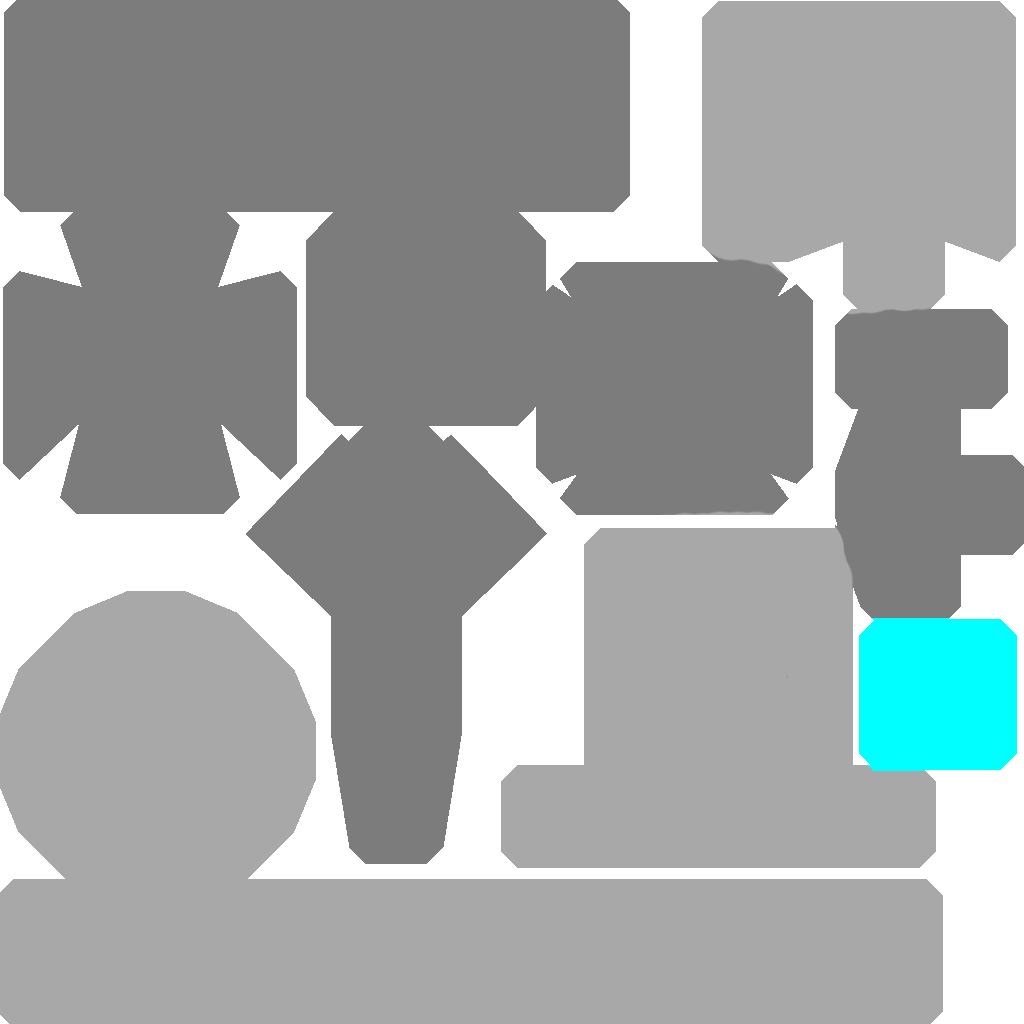
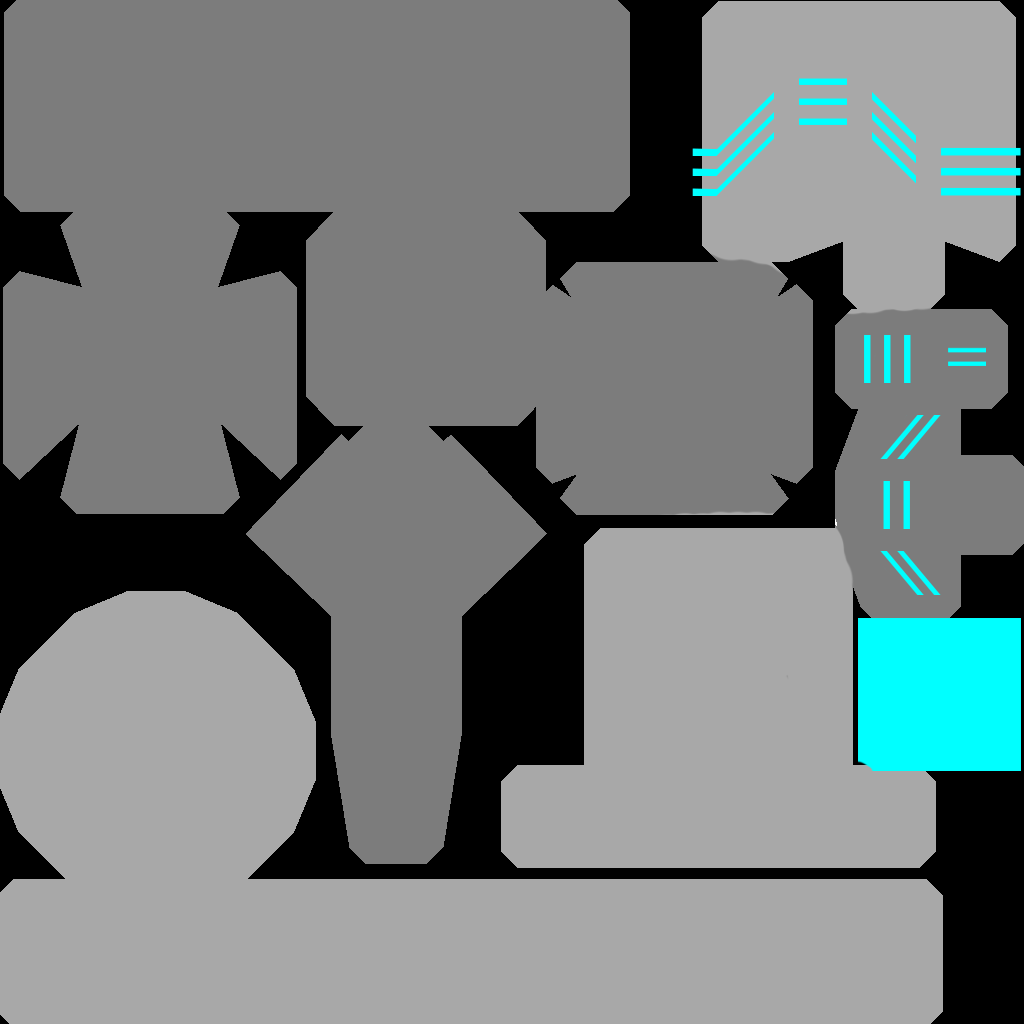
Two versions of the same layered image (1024x1024). Layer-by-layer changes:
removed layer "Glowy" over (858, 618, 1021, 771)
added layer "Layer 2" above "Base" over (692, 78, 1021, 771)
added layer "Layer 1" over (0, 0, 1024, 1024)
